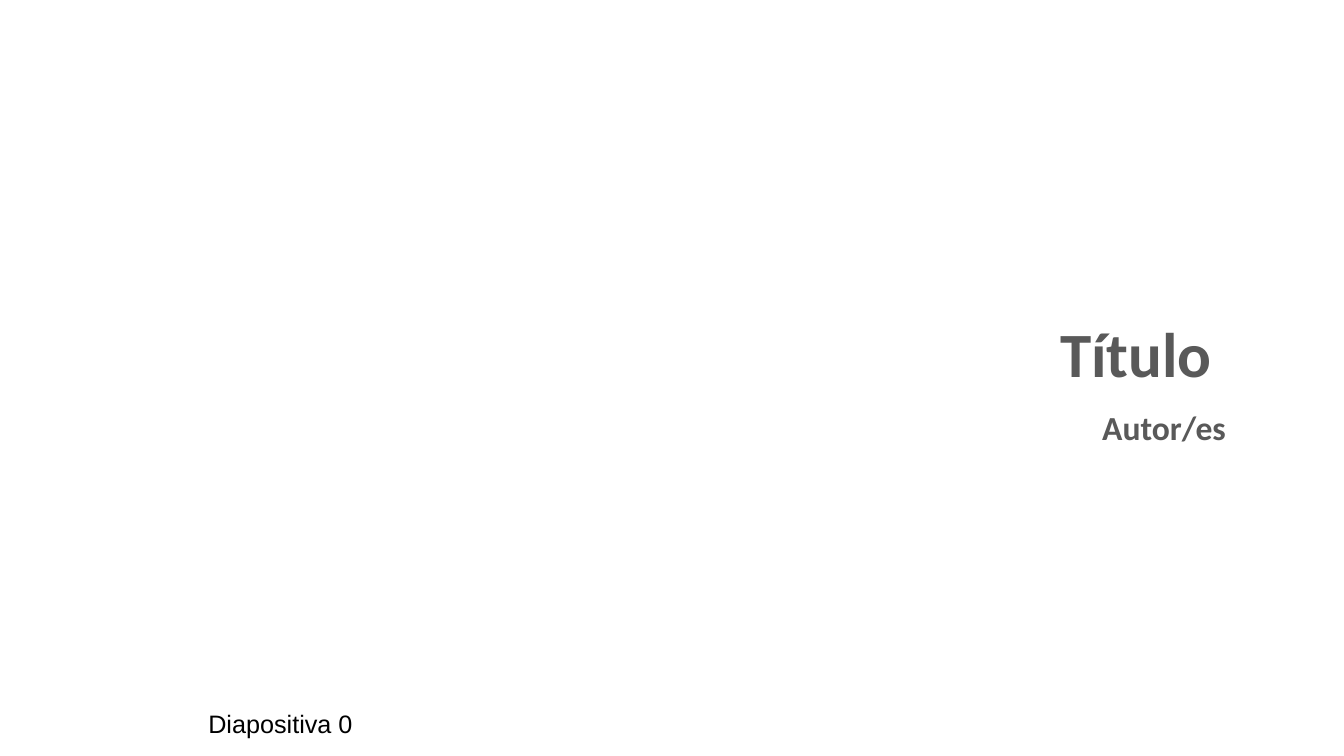
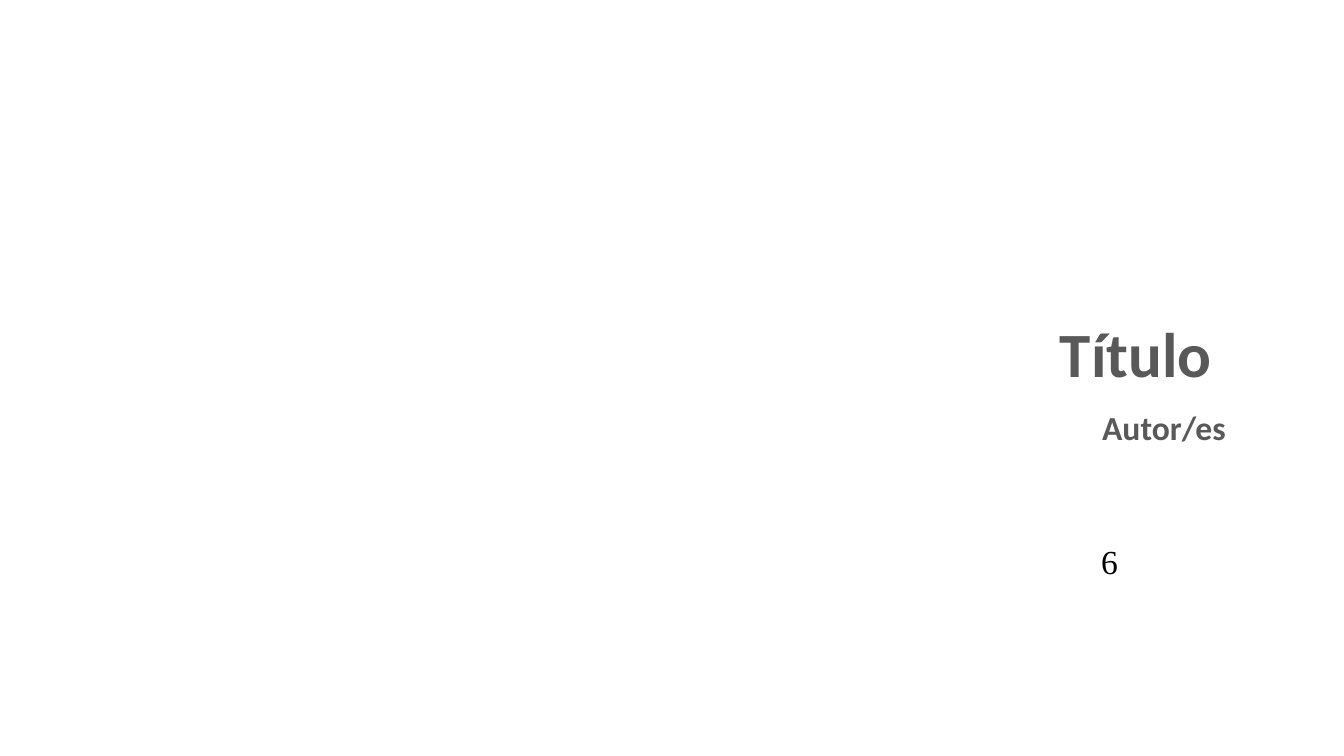
Before and after one commit to neptuso/Charlas, a slide deck: slide 2 of IDERA/idera-styles.pptx. Drawn at 1344x756 pixels with LibreOffice and Linux fonts; fonts in the diff are those of the drawing; background and template pictures are left out. Boxes give left, top, right and bottom in pixels: in the first picture for what was removed or moved away, otherwise in the second. Text is boxed around its words. In the diff, an @@ line names an element or a change of style, - is before the commit and + after.

```diff
--- a/IDERA/idera-styles.pptx
+++ b/IDERA/idera-styles.pptx
@@ text added at [1101, 551, 1118, 575], 24 pt, text #000000 @@
+6
@@ text removed at [208, 714, 352, 739] @@
-Diapositiva 0
```
Also in this commit, not shown: 1 other slide changed, 1 slide added, 1 slide removed, 2 other files.
